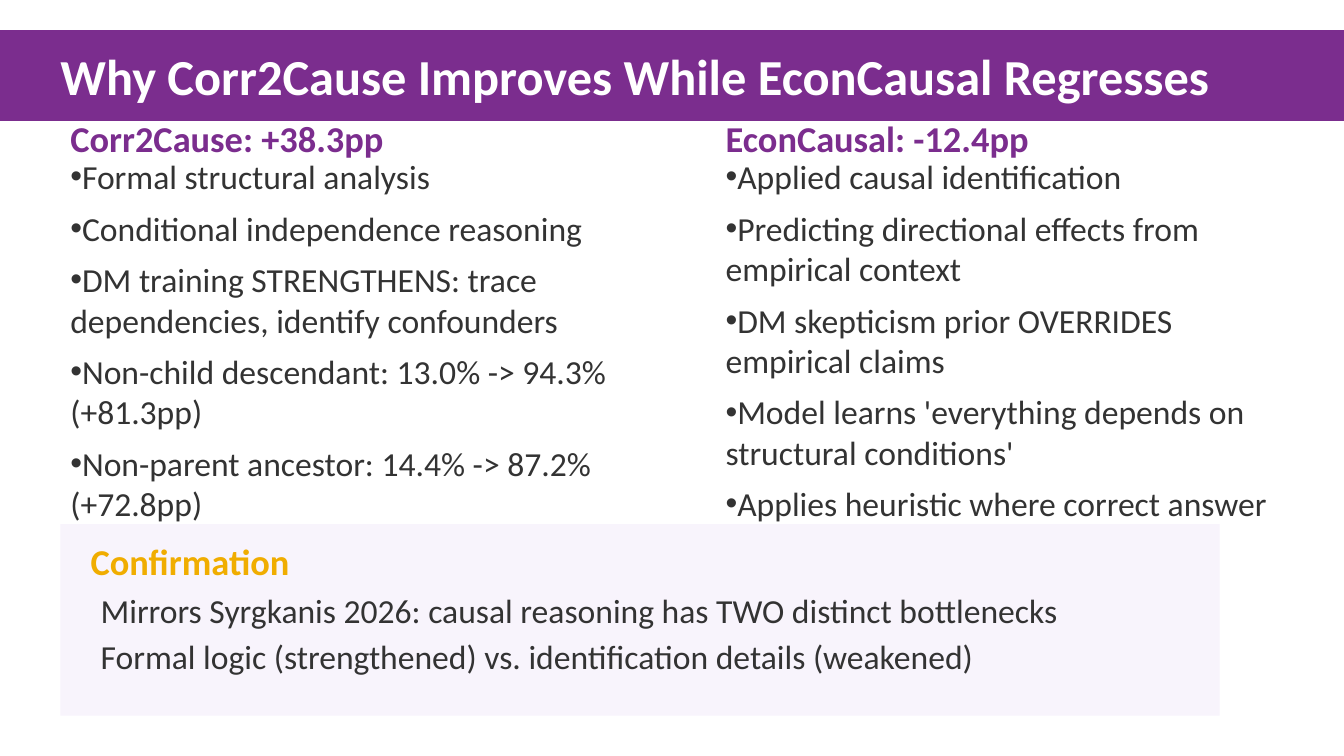
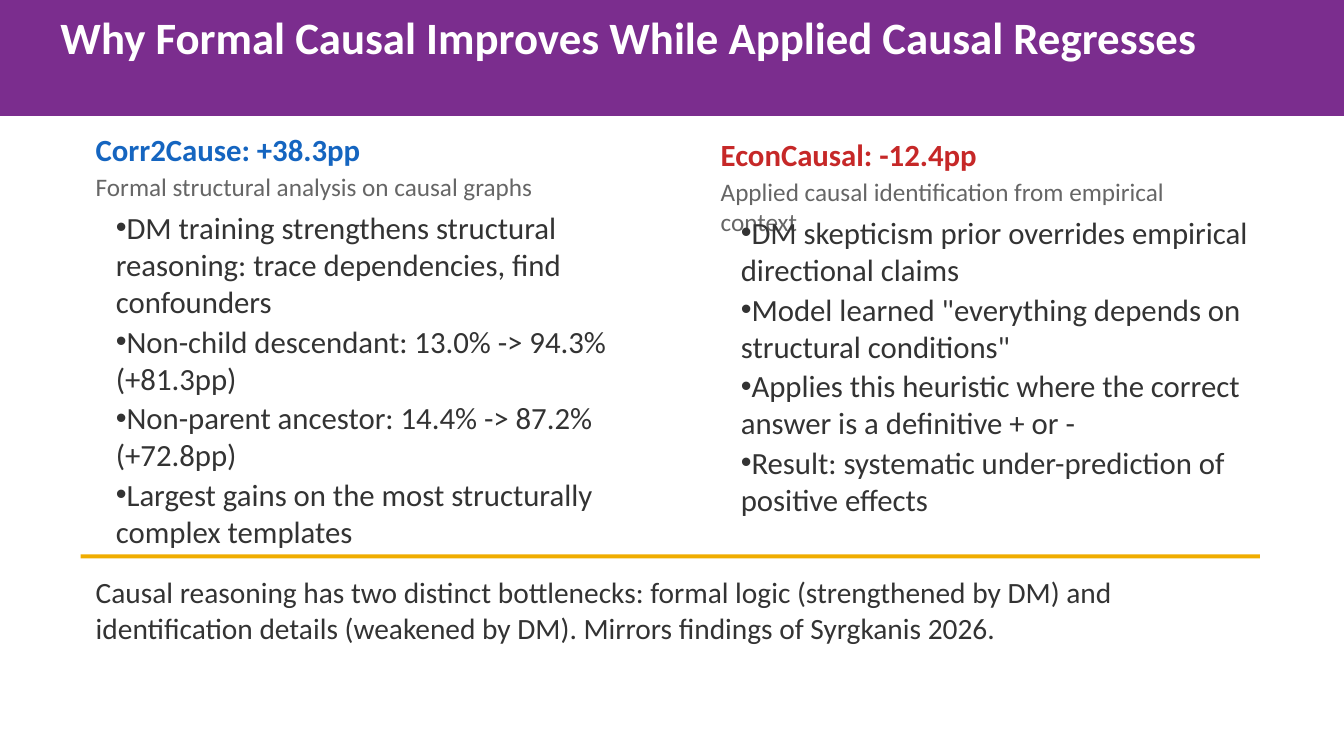
Before and after one commit to gbangban/ai-ideology-study, a slide deck: slide 7 of paper/iclr2026/iclr2026_spotlight.pptx (slide 6 before the commit). Drawn at 1344x756 pixels with LibreOffice and Linux fonts; fonts in the diff are those of the drawing. Boxes give left, top, right and bottom in pixels: in the first picture for what was removed or moved away, otherwise in the second. Text is boxed around its words. In the diff, an @@ line names an element or a change of style, - is before the commit and + after.

```diff
--- a/paper/iclr2026/iclr2026_spotlight.pptx
+++ b/paper/iclr2026/iclr2026_spotlight.pptx
@@ rectangle "Why Formal Causal Improves While ...": place and size @@
-rectangle "Why Formal Causal Improves While ..." at [0,30,1344,121]
+rectangle "Why Formal Causal Improves While ..." at [0,0,1344,116]
@@ text in rectangle at [60,22,1195,62]: text changed; size 36 to 32 pt @@
-Why Corr2Cause Improves While EconCausal Regresses
+Why Formal Causal Improves While Applied Causal Regresses
@@ text "Corr2Cause: +38.3pp": place and size @@
-text "Corr2Cause: +38.3pp" at [70,127,383,158]
+text "Corr2Cause: +38.3pp" at [96,139,360,166]
@@ text "Corr2Cause: +38.3pp" at [96,139,360,166]: size 26 to 22 pt, text colour #7B2D8E to #1565C0 @@
@@ text "EconCausal: -12.4pp": place and size @@
-text "EconCausal: -12.4pp" at [726,126,1028,158]
+text "EconCausal: -12.4pp" at [721,144,976,171]
@@ text "EconCausal: -12.4pp" at [721,144,976,171]: size 26 to 22 pt, text colour #7B2D8E to #C62828 @@
@@ text added at [96,178,531,201], 18 pt, text #666666 @@
+Formal structural analysis on causal graphs
@@ text "DM training strengthens structural reasoning: ...": place and size @@
-text "DM training strengthens structural reasoning: ..." at [70,165,605,522]
+text "DM training strengthens structural reasoning: ..." at [116,217,605,548]
@@ text added at [721,183,1163,238], 18 pt, text #666666 @@
+Applied causal identification from empirical context
@@ text at [116,217,561,314]: text changed; size 24 to 22 pt @@
-• Formal structural analysis
-• Conditional independence reasoning
-• DM training STRENGTHENS: trace dependencies, identify confounders
+• DM training strengthens structural reasoning: trace dependencies, find confounders
@@ text at [741,218,1247,516]: text changed; size 24 to 22 pt @@
-• Applied causal identification
-• Predicting directional effects from empirical context
-• DM skepticism prior OVERRIDES empirical claims
-• Model learns 'everything depends on structural conditions'
-• Applies heuristic where correct answer is definitive + or -
+• DM skepticism prior overrides empirical directional claims
+• Model learned "everything depends on structural conditions"
+• Applies this heuristic where the correct answer is a definitive + or -
+• Result: systematic under-prediction of positive effects
@@ text at [116,331,605,471]: size 24 to 22 pt in "Non-child descendant: 13.0% -> 94.3% (+81.3pp)", "Non-parent ancestor: 14.4% -> 87.2% (+72.8pp)"; less space between paragraphs @@
@@ text at [116,484,592,548]: paragraph added @@
+• Largest gains on the most structurally complex templates
@@ rectangle: place and size @@
-rectangle at [60,524,1220,716]
+rectangle at [81,555,1260,559]
@@ rectangle at [81,555,1260,559]: fill #F8F4FC to #F0AD00 @@
@@ text removed at [91,549,290,576] @@
-Confirmation
@@ text at [96,581,1111,644]: text changed; size 24 to 21 pt @@
-Mirrors Syrgkanis 2026: causal reasoning has TWO distinct bottlenecks
-Formal logic (strengthened) vs. identification details (weakened)
+Causal reasoning has two distinct bottlenecks: formal logic (strengthened by DM) and identification details (weakened by DM). Mirrors findings of Syrgkanis 2026.
```
Also in this commit, not shown: 6 other slides changed, 3 slides added, 3 slides removed, 2 other files.
